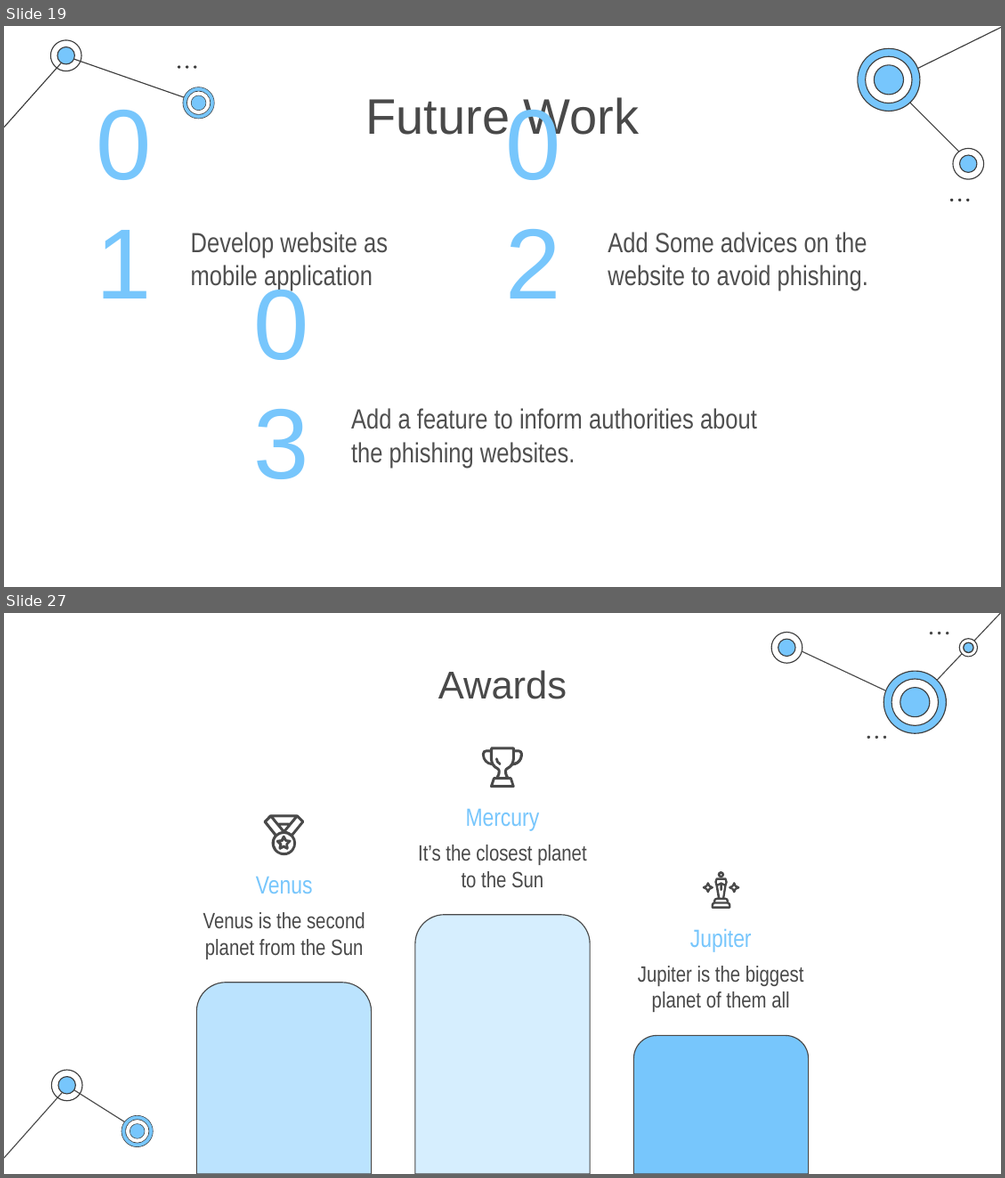
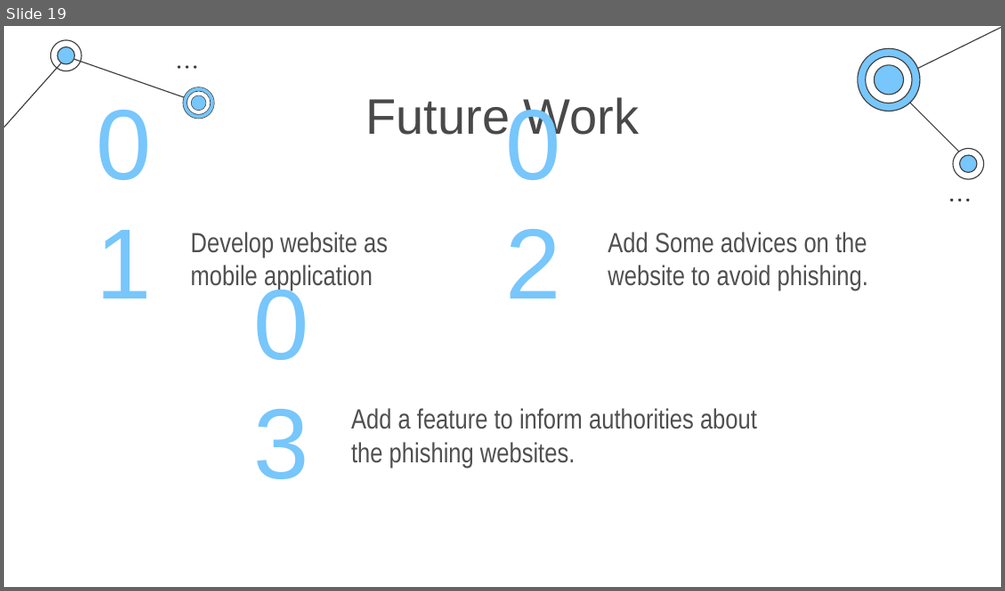
Before and after one commit to Tuwaiq-Data-Science-Bootcamp-V2/Capstone_Project, a slide deck: SecureClick-Presentation.pptx. Shown one above the other, each under a label of ours: slides 19 and 27 before the commit, slide 19 after it; the slides between them are not shown. The pictures are 1005x1178 and 1005x591 pixels, drawn with LibreOffice and Linux fonts; fonts in the diff are those of the drawing. Boxes give left, top, right and bottom in pixels: in the first picture for what was removed or moved away, otherwise in the second. Text is boxed around its words. In the diff, an @@ line names an element or a change of style, - is before the commit and + after.

```diff
--- a/SecureClick-Presentation.pptx
+++ b/SecureClick-Presentation.pptx
@@ slide 27 removed at [4,613,1001,1174], background #FFFFFF @@
@@ group removed at [770,632,802,664]: 4 freeform shapes @@
@@ line removed from (1001, 613) to (915, 704) @@
@@ ellipse removed at [929,632,932,635] @@
@@ ellipse removed at [938,632,941,635] @@
@@ ellipse removed at [946,632,949,635] @@
@@ line removed from (915, 705) to (788, 645) @@
@@ group removed at [959,638,978,657]: 4 freeform shapes @@
@@ title removed at [438,670,566,699] @@
-Awards
@@ group removed at [883,671,947,735]: 6 freeform shapes @@
@@ ellipse removed at [867,736,870,738] @@
@@ ellipse removed at [875,736,878,738] @@
@@ ellipse removed at [883,736,886,738] @@
@@ freeform shape removed at [481,747,522,787] @@
@@ freeform shape removed at [495,757,502,765] @@
@@ freeform shape removed at [263,814,304,855] @@
@@ subtitle removed at [466,809,540,831] @@
-Mercury
@@ freeform shape removed at [276,835,292,851] @@
@@ subtitle removed at [418,844,586,888] @@
-It’s the closest planet to the Sun
@@ subtitle removed at [256,876,313,893] @@
-Venus
@@ group removed at [703,871,740,908]: 4 freeform shapes @@
@@ subtitle removed at [203,912,365,959] @@
-Venus is the second planet from the Sun
@@ round same rect removed at [414,914,589,1173] @@
@@ subtitle removed at [690,928,752,951] @@
-Jupiter
@@ round same rect removed at [196,981,371,1173] @@
@@ subtitle removed at [638,965,804,1012] @@
-Jupiter is the biggest planet of them all
@@ round same rect removed at [634,1036,809,1174] @@
@@ line removed from (4, 1158) to (69, 1086) @@
@@ freeform shape removed at [51,1070,82,1102] @@
@@ freeform shape removed at [57,1076,76,1094] @@
@@ freeform shape removed at [59,1077,76,1094] @@
@@ line removed from (69, 1086) to (142, 1133) @@
@@ group removed at [121,1115,154,1147]: 6 freeform shapes @@
```
Also in this commit, not shown: 2 slides changed, 12 other slides removed.
